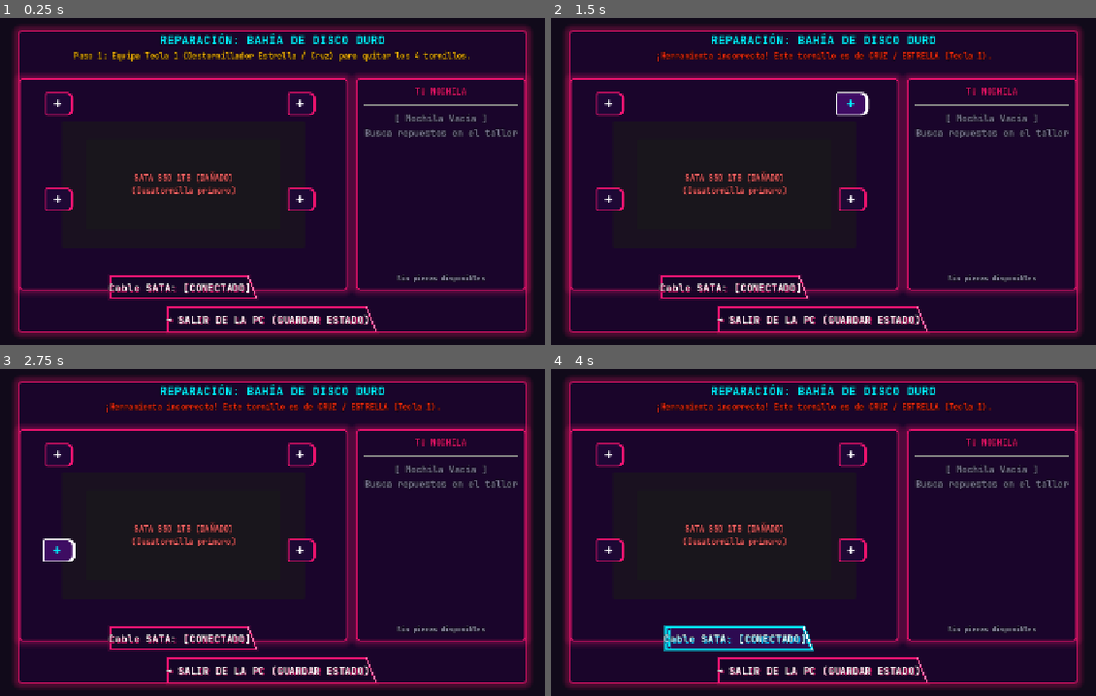
Above: before the commit, frames 1-4 (two rows, left to right).
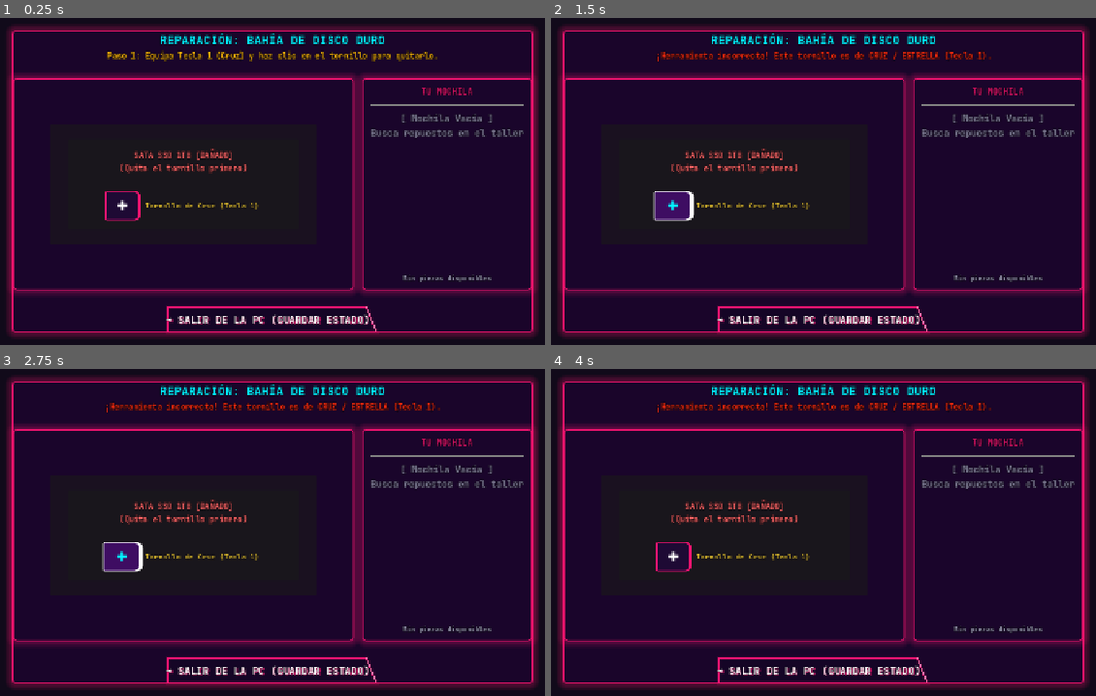
Above: after the commit, the same moments.

Repository: santiago9seijas-bit/computer-technician-3D
Game: Godot game, scene res://scenes/minigames/HDDMinigame.tscn
Two runs of this game, one before a commit and one after it. Both use one fixed random seed, a clock stepped at 60 frames per second and the inputs below. This scene is started directly instead of the project's main scene.
Inputs (mouse positions are in pixels of both pictures, inside the frame that each line leads up to):
- Up to frame 1 (0.25 s): no input
- Up to frame 2 (1.5 s): click "✚" at 0.5 s; click "✚" at 1.25 s
- Up to frame 3 (2.75 s): click "✚" at 2 s
- Up to frame 4 (4 s): click "✚" at 2.75 s; click (736, 637) at 3.5 s, where only the run before the commit has a clickable "Cable SATA: [CONECTADO]"

The runs differ from the first frame. In frame 1, 12% of the frame differs, in the area x 1-99%, y 2-98%; in frame 2, 12%; in frame 3, 12%; in frame 4, 12%.

Commit message:
feat: rediseño completo del minijuego de HDD con tornillo prominente (cruz/pala), arrastre y mochila simetrica

Diff:
--- a/scenes/minigames/HDDMinigame.tscn
+++ b/scenes/minigames/HDDMinigame.tscn
@@ -31,9 +31,9 @@
 anchor_top = 0.5
 anchor_right = 0.5
 anchor_bottom = 0.5
-offset_left = -420.0
+offset_left = -430.0
 offset_top = -250.0
-offset_right = 420.0
+offset_right = 430.0
 offset_bottom = 250.0
 grow_horizontal = 2
 grow_vertical = 2
@@ -57,7 +57,7 @@
 layout_mode = 2
 theme_override_colors/font_color = Color(1, 0.85, 0.2, 1)
 theme_override_font_sizes/font_size = 13
-text = "Paso 1: Equipa el destornillador correcto y quita los 4 tornillos."
+text = "Paso 1: Equipa el destornillador correcto y quita el tornillo."
 horizontal_alignment = 1
 
 [node name="HSeparator" type="HSeparator" parent="Panel/VBox"]
@@ -77,17 +77,17 @@
 layout_mode = 2
 
 [node name="BayBase" type="Panel" parent="Panel/VBox/ContentHBox/DiskAreaContainer/DiskArea"]
-custom_minimum_size = Vector2(400, 210)
+custom_minimum_size = Vector2(440, 200)
 layout_mode = 1
 anchors_preset = 8
 anchor_left = 0.5
 anchor_top = 0.5
 anchor_right = 0.5
 anchor_bottom = 0.5
-offset_left = -200.0
-offset_top = -105.0
-offset_right = 200.0
-offset_bottom = 105.0
+offset_left = -220.0
+offset_top = -100.0
+offset_right = 220.0
+offset_bottom = 100.0
 grow_horizontal = 2
 grow_vertical = 2
 
@@ -106,88 +106,62 @@
 vertical_alignment = 1
 
 [node name="DiskPanel" type="Panel" parent="Panel/VBox/ContentHBox/DiskAreaContainer/DiskArea"]
-custom_minimum_size = Vector2(320, 150)
+custom_minimum_size = Vector2(380, 150)
 layout_mode = 1
 anchors_preset = 8
 anchor_left = 0.5
 anchor_top = 0.5
 anchor_right = 0.5
 anchor_bottom = 0.5
-offset_left = -160.0
+offset_left = -190.0
 offset_top = -75.0
-offset_right = 160.0
+offset_right = 190.0
 offset_bottom = 75.0
 grow_horizontal = 2
 grow_vertical = 2
 
 [node name="DragHint" type="Label" parent="Panel/VBox/ContentHBox/DiskAreaContainer/DiskArea/DiskPanel"]
 layout_mode = 1
-anchors_preset = 15
-anchor_right = 1.0
-anchor_bottom = 1.0
-grow_horizontal = 2
-grow_vertical = 2
+anchors_preset = 10
+anchor_right = 1.0
+offset_top = 15.0
+offset_bottom = 60.0
+grow_horizontal = 2
 mouse_filter = 2
 theme_override_font_sizes/font_size = 13
 text = "SATA SSD 1TB [DAÑADO]
-(Desatornilla primero)"
+(Quita el tornillo primero)"
 horizontal_alignment = 1
 vertical_alignment = 1
 
-[node name="Screw1" type="Button" parent="Panel/VBox/ContentHBox/DiskAreaContainer/DiskArea"]
-custom_minimum_size = Vector2(38, 38)
-layout_mode = 0
-offset_left = 45.0
-offset_top = 22.0
-offset_right = 83.0
-offset_bottom = 60.0
+[node name="ScrewContainer" type="HBoxContainer" parent="Panel/VBox/ContentHBox/DiskAreaContainer/DiskArea/DiskPanel"]
+layout_mode = 1
+anchors_preset = 7
+anchor_left = 0.5
+anchor_top = 1.0
+anchor_right = 0.5
+anchor_bottom = 1.0
+offset_left = -140.0
+offset_top = -65.0
+offset_right = 140.0
+offset_bottom = -15.0
+grow_horizontal = 2
+grow_vertical = 0
+theme_override_constants/separation = 12
+alignment = 1
+
+[node name="BtnScrew" type="Button" parent="Panel/VBox/ContentHBox/DiskAreaContainer/DiskArea/DiskPanel/ScrewContainer"]
+custom_minimum_size = Vector2(50, 48)
+layout_mode = 2
+theme_override_font_sizes/font_size = 22
 text = "✚"
 
-[node name="Screw2" type="Button" parent="Panel/VBox/ContentHBox/DiskAreaContainer/DiskArea"]
-custom_minimum_size = Vector2(38, 38)
-layout_mode = 0
-offset_left = 445.0
-offset_top = 22.0
-offset_right = 483.0
-offset_bottom = 60.0
-text = "✚"
-
-[node name="Screw3" type="Button" parent="Panel/VBox/ContentHBox/DiskAreaContainer/DiskArea"]
-custom_minimum_size = Vector2(38, 38)
-layout_mode = 0
-offset_left = 45.0
-offset_top = 180.0
-offset_right = 83.0
-offset_bottom = 218.0
-text = "✚"
-
-[node name="Screw4" type="Button" parent="Panel/VBox/ContentHBox/DiskAreaContainer/DiskArea"]
-custom_minimum_size = Vector2(38, 38)
-layout_mode = 0
-offset_left = 445.0
-offset_top = 180.0
-offset_right = 483.0
-offset_bottom = 218.0
-text = "✚"
-
-[node name="BtnSATA" type="Button" parent="Panel/VBox/ContentHBox/DiskAreaContainer/DiskArea"]
-custom_minimum_size = Vector2(230, 38)
-layout_mode = 1
-anchors_preset = 7
-anchor_left = 0.5
-anchor_top = 1.0
-anchor_right = 0.5
-anchor_bottom = 1.0
-offset_left = -115.0
-offset_top = -22.0
-offset_right = 115.0
-offset_bottom = 16.0
-grow_horizontal = 2
-grow_vertical = 0
-text = "Cable SATA: [CONECTADO]"
-flat = true
-script = ExtResource("2_cbtn")
-slant = 14.0
+[node name="LblScrewType" type="Label" parent="Panel/VBox/ContentHBox/DiskAreaContainer/DiskArea/DiskPanel/ScrewContainer"]
+layout_mode = 2
+theme_override_colors/font_color = Color(1, 0.85, 0.2, 1)
+theme_override_font_sizes/font_size = 12
+text = "Tornillo de Cruz (Tecla 1)"
+vertical_alignment = 1
 
 [node name="BackpackPanel" type="PanelContainer" parent="Panel/VBox/ContentHBox"]
 custom_minimum_size = Vector2(250, 270)
--- a/scripts/minigames/HDDMinigame.gd
+++ b/scripts/minigames/HDDMinigame.gd
@@ -4,62 +4,51 @@
 signal old_part_extracted()
 
 enum State {
-	UNSCREW_4,
-	DISCONNECT_SATA,
-	EXTRACT_HDD,
+	UNSCREW,
+	EXTRACT_DRAG_UP,
 	EMPTY_BAY,
-	INSERT_HDD_DOWN,
-	CONNECT_SATA_NEW,
-	SCREW_4,
+	INSERT_DRAG_DOWN,
+	SCREW_BACK,
 	COMPLETED
 }
 
-var current_state: State = State.UNSCREW_4
+var current_state: State = State.UNSCREW
 var start_as_empty_slot: bool = false
 
-var screws_left: int = 4
-var screws_tightened: int = 0
-var sata_connected: bool = true
-
-# Tipo de tornillos: "cruz" (Tecla 1) o "pala" (Tecla 2)
+# Tipo de tornillo: "cruz" (Tecla 1) o "pala" (Tecla 2)
 var screw_type: String = "cruz"
 var required_tool_id: int = 1
 
 # Arrastre del disco
-var is_dragging_hdd: bool = false
+var is_dragging_disk: bool = false
 var drag_start_y: float = 0.0
-var base_disk_y: float = 0.0
-var initialized_disk_y: bool = false
 
 # Arrastre desde la mochila
 var is_dragging_backpack_hdd: bool = false
 var backpack_drag_start_x: float = 0.0
 
 @onready var status_label: Label = $Panel/VBox/Header/StatusLabel
-@onready var btn_sata: Button = $Panel/VBox/ContentHBox/DiskAreaContainer/DiskArea/BtnSATA
 @onready var disk_panel: Panel = $Panel/VBox/ContentHBox/DiskAreaContainer/DiskArea/DiskPanel
 @onready var disk_drag_label: Label = $Panel/VBox/ContentHBox/DiskAreaContainer/DiskArea/DiskPanel/DragHint
 @onready var empty_bay_label: Label = $Panel/VBox/ContentHBox/DiskAreaContainer/DiskArea/BayBase/EmptyBayLabel
 
+@onready var screw_container: Control = $Panel/VBox/ContentHBox/DiskAreaContainer/DiskArea/DiskPanel/ScrewContainer
+@onready var btn_screw: Button = $Panel/VBox/ContentHBox/DiskAreaContainer/DiskArea/DiskPanel/ScrewContainer/BtnScrew
+@onready var lbl_screw_type: Label = $Panel/VBox/ContentHBox/DiskAreaContainer/DiskArea/DiskPanel/ScrewContainer/LblScrewType
+
 @onready var backpack_items_box: VBoxContainer = $Panel/VBox/ContentHBox/BackpackPanel/Margin/VBox/ItemsContainer
 @onready var backpack_hint: Label = $Panel/VBox/ContentHBox/BackpackPanel/Margin/VBox/BackpackHint
 @onready var btn_cancel: Button = $Panel/VBox/Footer/BtnCancel
 
-@onready var screws: Array[Button] = [
-	$Panel/VBox/ContentHBox/DiskAreaContainer/DiskArea/Screw1,
-	$Panel/VBox/ContentHBox/DiskAreaContainer/DiskArea/Screw2,
-	$Panel/VBox/ContentHBox/DiskAreaContainer/DiskArea/Screw3,
-	$Panel/VBox/ContentHBox/DiskAreaContainer/DiskArea/Screw4
-]
-
 func _ready() -> void:
 	btn_cancel.pressed.connect(func(): minigame_finished.emit(false))
-	btn_sata.pressed.connect(_on_sata_pressed)
+	btn_screw.pressed.connect(_on_screw_pressed)
 	empty_bay_label.visible = false
 
 	disk_panel.gui_input.connect(_on_disk_gui_input)
 	GameManager.backpack_updated.connect(_on_backpack_changed)
 
+	# Si no se pasó un tipo persistente, elegir aleatoriamente
 	if screw_type == "" or (not start_as_empty_slot and screw_type == "cruz"):
 		var rng = RandomNumberGenerator.new()
 		rng.randomize()
@@ -67,30 +56,18 @@
 
 	required_tool_id = 1 if screw_type == "cruz" else 2
 	var icon = "✚" if screw_type == "cruz" else "▬"
-
-	for s in screws:
-		s.text = icon
-		s.pressed.connect(func(): _on_screw_pressed(s))
+	var desc = "Tornillo de Cruz (Tecla 1)" if screw_type == "cruz" else "Tornillo de Pala (Tecla 2)"
+	btn_screw.text = icon
+	lbl_screw_type.text = desc
 
 	# Si la bahía ya estaba vacía (pieza retirada previamente)
 	if start_as_empty_slot:
-		screws_left = 0
-		sata_connected = false
 		disk_panel.visible = false
 		empty_bay_label.visible = true
-		for s in screws:
-			s.visible = false
-		btn_sata.text = "Cable SATA: [DESCONECTADO]"
-		btn_sata.modulate = Color(1, 0.3, 0.3, 1)
 		current_state = State.EMPTY_BAY
 
 	_update_ui_state()
 	_refresh_backpack_ui()
-
-func _process(_delta: float) -> void:
-	if not initialized_disk_y and disk_panel.position.y != 0:
-		base_disk_y = disk_panel.position.y
-		initialized_disk_y = true
 
 func _on_backpack_changed(_items: Array) -> void:
 	_refresh_backpack_ui()
@@ -123,7 +100,6 @@
 				item_btn.text = "⇪ SATA SSD 1TB (NUEVO)\n[Arrastra o Clic]"
 				item_btn.modulate = Color(0.0, 1.0, 0.6, 1.0)
 
-				# Permitir clic directo o arrastre hacia la bahía
 				item_btn.pressed.connect(func(): _insert_hdd_from_backpack(i))
 
 				item_btn.gui_input.connect(func(event: InputEvent):
@@ -155,41 +131,46 @@
 
 func _update_ui_state() -> void:
 	match current_state:
-		State.UNSCREW_4:
-			var tool_name = "Tecla 1 (Destornillador Estrella / Cruz)" if screw_type == "cruz" else "Tecla 2 (Destornillador Pala / Plano)"
-			status_label.text = "Paso 1: Equipa %s para quitar los 4 tornillos." % tool_name
+		State.UNSCREW:
+			var tool_name = "Tecla 1 (Cruz)" if screw_type == "cruz" else "Tecla 2 (Pala)"
+			status_label.text = "Paso 1: Equipa %s y haz clic en el tornillo para quitarlo." % tool_name
 			status_label.modulate = Color(1.0, 0.85, 0.2, 1)
-			disk_drag_label.text = "SATA SSD 1TB [DAÑADO]\n(Desatornilla primero)"
+			disk_drag_label.text = "SATA SSD 1TB [DAÑADO]\n(Quita el tornillo primero)"
 			disk_drag_label.modulate = Color(1, 0.4, 0.4, 1)
-		State.DISCONNECT_SATA:
-			status_label.text = "Paso 2: Haz clic para desconectar el cable SATA."
-			status_label.modulate = Color(0.0, 0.9, 1.0, 1)
-		State.EXTRACT_HDD:
-			status_label.text = "Paso 3: Haz clic sobre el Disco Duro y arrástralo hacia ARRIBA para sacarlo."
+			screw_container.visible = true
+			btn_screw.visible = true
+			btn_screw.disabled = false
+		State.EXTRACT_DRAG_UP:
+			status_label.text = "Paso 2: Haz clic sobre el Disco Duro y arrástralo hacia ARRIBA para sacarlo."
 			status_label.modulate = Color(0.0, 1.0, 0.5, 1)
 			disk_drag_label.text = "▲ HAZ CLIC Y ARRASTRA\nHACIA ARRIBA ▲"
 			disk_drag_label.modulate = Color(0, 1, 0.6, 1)
+			screw_container.visible = false
 		State.EMPTY_BAY:
 			status_label.text = "Bahía vacía. Arrastra el Disco Duro nuevo desde tu mochila hacia la bahía."
 			status_label.modulate = Color(1.0, 0.85, 0.2, 1)
 			_refresh_backpack_ui()
-		State.INSERT_HDD_DOWN:
-			status_label.text = "Paso 4 (A la inversa): Arrastra el Disco Duro hacia ABAJO para encajarlo."
+		State.INSERT_DRAG_DOWN:
+			status_label.text = "Paso 3 (A la inversa): Arrastra el Disco Duro hacia ABAJO para encajarlo."
 			status_label.modulate = Color(0.0, 0.9, 1.0, 1)
 			disk_drag_label.text = "▼ ARRASTRA HACIA ABAJO\nPARA CALZAR EN BAHÍA ▼"
 			disk_drag_label.modulate = Color(0, 0.95, 1, 1)
-		State.CONNECT_SATA_NEW:
-			status_label.text = "Paso 5: Haz clic en el botón SATA para volver a conectar el cable."
-			status_label.modulate = Color(0.0, 0.9, 1.0, 1)
-		State.SCREW_4:
+			screw_container.visible = false
+		State.SCREW_BACK:
 			var tool_name = "Tecla 1 (Cruz)" if screw_type == "cruz" else "Tecla 2 (Pala)"
-			status_label.text = "Paso 6: Con %s, vuelve a ajustar los 4 tornillos de seguridad." % tool_name
+			status_label.text = "Paso 4: Con %s, haz clic en el tornillo para ajustar el seguro." % tool_name
 			status_label.modulate = Color(1.0, 0.85, 0.2, 1)
+			disk_drag_label.text = "SATA SSD 1TB [CALZADO]\n(Ajusta el tornillo de seguridad)"
+			disk_drag_label.modulate = Color(0, 1, 0.6, 1)
+			screw_container.visible = true
+			btn_screw.visible = true
+			btn_screw.disabled = false
+			btn_screw.modulate = Color(1, 1, 1, 1)
 		State.COMPLETED:
-			status_label.text = "¡Disco Duro reemplazado, conectado y ajustado con éxito!"
+			status_label.text = "¡Disco Duro reemplazado y asegurado con éxito!"
 			status_label.modulate = Color(0.0, 1.0, 0.4, 1)
 
-func _on_screw_pressed(btn: Button) -> void:
+func _on_screw_pressed() -> void:
 	if GameManager.equipped_tool != required_tool_id:
 		GameManager.register_error(2.0)
 		var expected = "CRUZ / ESTRELLA (Tecla 1)" if screw_type == "cruz" else "PALA / PLANO (Tecla 2)"
@@ -197,81 +178,59 @@
 		status_label.modulate = Color(1, 0.2, 0.3, 1)
 		return
 
-	if current_state == State.UNSCREW_4:
-		btn.visible = false
-		screws_left -= 1
-		if screws_left <= 0:
-			current_state = State.DISCONNECT_SATA
-			_update_ui_state()
-	elif current_state == State.SCREW_4:
-		btn.modulate = Color(0, 1, 0.5, 1)
-		btn.disabled = true
-		screws_tightened += 1
-		if screws_tightened >= 4:
-			current_state = State.COMPLETED
-			_update_ui_state()
-			var tween = create_tween()
-			tween.tween_interval(0.25)
-			tween.tween_callback(func():
-				minigame_finished.emit(true)
-			)
-
-func _on_sata_pressed() -> void:
-	if current_state == State.DISCONNECT_SATA:
-		sata_connected = false
-		btn_sata.text = "Cable SATA: [DESCONECTADO]"
-		btn_sata.modulate = Color(1, 0.3, 0.3, 1)
-		current_state = State.EXTRACT_HDD
-		_update_ui_state()
-	elif current_state == State.CONNECT_SATA_NEW:
-		sata_connected = true
-		btn_sata.text = "Cable SATA: [CONECTADO]"
-		btn_sata.modulate = Color(0, 1, 0.5, 1)
-		for s in screws:
-			s.visible = true
-			s.disabled = false
-			s.modulate = Color(1, 1, 1, 1)
-		current_state = State.SCREW_4
-		_update_ui_state()
+	if current_state == State.UNSCREW:
+		btn_screw.visible = false
+		screw_container.visible = false
+		current_state = State.EXTRACT_DRAG_UP
+		_update_ui_state()
+	elif current_state == State.SCREW_BACK:
+		btn_screw.modulate = Color(0, 1, 0.5, 1)
+		btn_screw.disabled = true
+		current_state = State.COMPLETED
+		_update_ui_state()
+		var tween = create_tween()
+		tween.tween_interval(0.25)
+		tween.tween_callback(func():
+			minigame_finished.emit(true)
+		)
 
 func _on_disk_gui_input(event: InputEvent) -> void:
 	# FASE EXTRACCIÓN (Hacia arriba)
-	if current_state == State.EXTRACT_HDD:
+	if current_state == State.EXTRACT_DRAG_UP:
 		if event is InputEventMouseButton and event.button_index == MOUSE_BUTTON_LEFT:
 			if event.pressed:
-				is_dragging_hdd = true
+				is_dragging_disk = true
 				drag_start_y = event.global_position.y
 			else:
-				if is_dragging_hdd:
-					is_dragging_hdd = false
+				if is_dragging_disk:
+					is_dragging_disk = false
 					var diff_y = drag_start_y - event.global_position.y
-					if diff_y >= 35.0:
+					if diff_y >= 30.0:
 						_complete_hdd_removal()
 					else:
-						# Regresar a posición normal si no arrastró lo suficiente
 						var tween = create_tween()
-						tween.tween_property(disk_panel, "position:y", base_disk_y, 0.2)
-		elif event is InputEventMouseMotion and is_dragging_hdd:
-			var pull = clamp(drag_start_y - event.global_position.y, 0.0, 70.0)
-			disk_panel.position.y = base_disk_y - pull
+						tween.tween_property(disk_panel, "position:y", 0.0, 0.2)
+		elif event is InputEventMouseMotion and is_dragging_disk:
+			var pull = clamp(drag_start_y - event.global_position.y, 0.0, 75.0)
+			disk_panel.position.y = -pull
 
 	# FASE INSERCIÓN A LA INVERSA (Hacia abajo)
-	elif current_state == State.INSERT_HDD_DOWN:
+	elif current_state == State.INSERT_DRAG_DOWN:
 		if event is InputEventMouseButton and event.button_index == MOUSE_BUTTON_LEFT:
 			if event.pressed:
-				is_dragging_hdd = true
+				is_dragging_disk = true
 				drag_start_y = event.global_position.y
 			else:
-				if is_dragging_hdd:
-					is_dragging_hdd = false
+				if is_dragging_disk:
+					is_dragging_disk = false
 					var diff_y = event.global_position.y - drag_start_y
 					if diff_y >= 30.0:
 						_seat_new_hdd()
 					else:
 						var tween = create_tween()
 						tween.tween_property(disk_panel, "position:y", -50.0, 0.2)
-		elif event is InputEventMouseMotion and is_dragging_hdd:
-			var push = clamp(event.global_position.y - drag_start_y, 0.0, 70.0)
+		elif event is InputEventMouseMotion and is_dragging_disk:
+			var push = clamp(event.global_position.y - drag_start_y, 0.0, 60.0)
 			disk_panel.position.y = -50.0 + push
 
 func _complete_hdd_removal() -> void:
@@ -302,21 +261,18 @@
 	GameManager.remove_item_from_backpack(index)
 	empty_bay_label.visible = false
 
-	# Mostrar disco nuevo suspendido arriba de la bahía
 	disk_panel.visible = true
 	disk_panel.modulate = Color(0, 0.95, 1, 1)
 	disk_panel.position.y = -50.0
 
-	current_state = State.INSERT_HDD_DOWN
+	current_state = State.INSERT_DRAG_DOWN
 	_update_ui_state()
 	_refresh_backpack_ui()
 
 func _seat_new_hdd() -> void:
 	var tween = create_tween()
-	tween.tween_property(disk_panel, "position:y", base_disk_y, 0.25).set_trans(Tween.TRANS_BOUNCE).set_ease(Tween.EASE_OUT)
+	tween.tween_property(disk_panel, "position:y", 0.0, 0.25).set_trans(Tween.TRANS_BOUNCE).set_ease(Tween.EASE_OUT)
 	tween.tween_callback(func():
-		disk_drag_label.text = "SATA SSD 1TB [CALZADO]"
-		disk_drag_label.modulate = Color(0, 1, 0.6, 1)
-		current_state = State.CONNECT_SATA_NEW
+		current_state = State.SCREW_BACK
 		_update_ui_state()
 	)
Not shown, added: scripts/components/ComputerCase.gd.uid
Not shown, added: scripts/ui/PCInspectionModal.gd.uid
